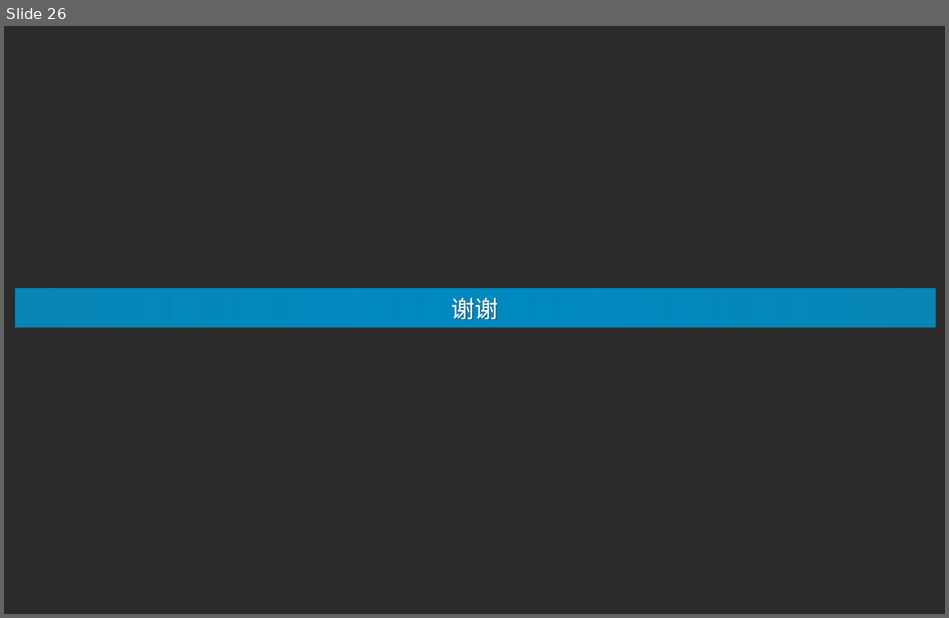
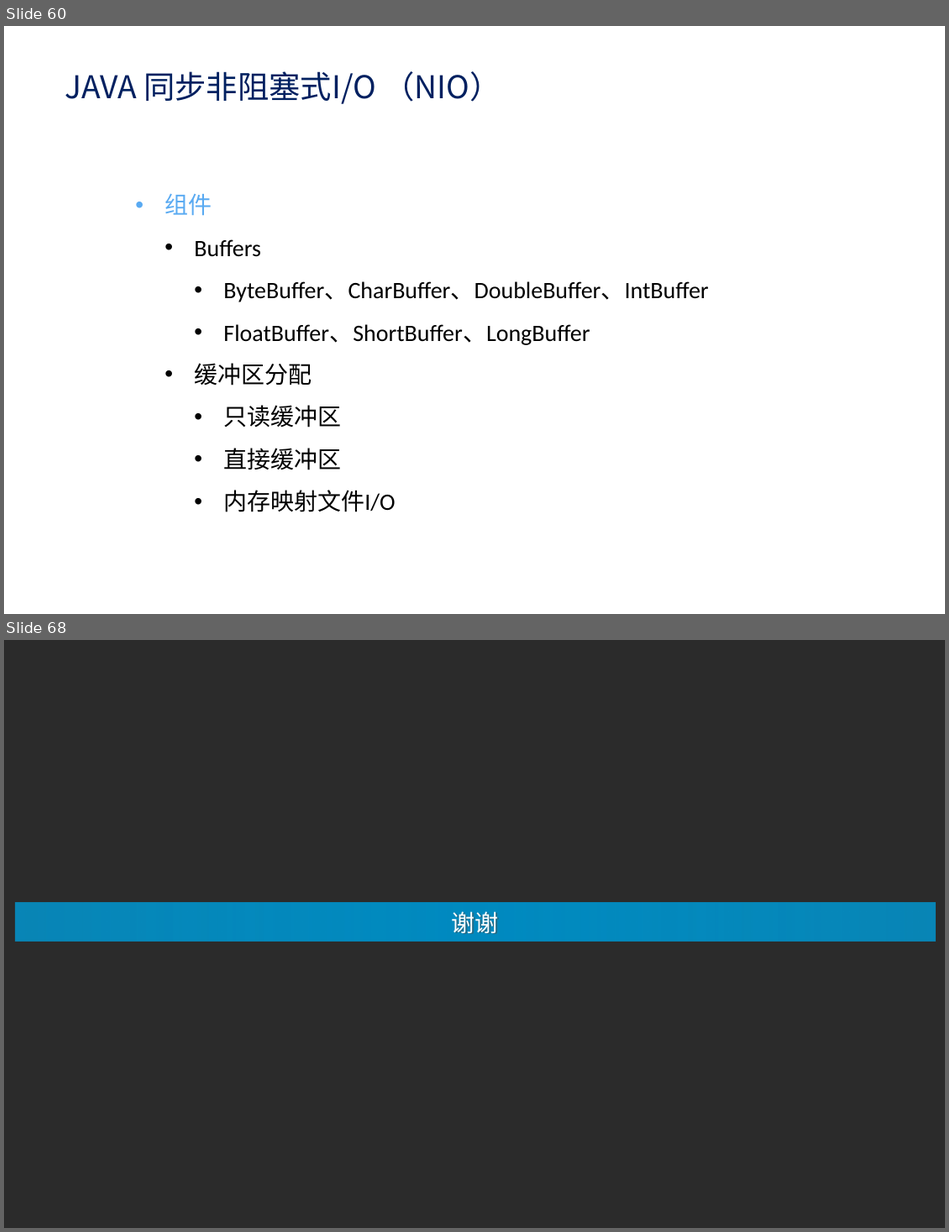
Before and after one commit to edwin1215/edwin, a slide deck: jvm原理.pptx. Shown one above the other, each under a label of ours: slide 26 before the commit, slides 60 and 68 after it; the slides between them are not shown. The pictures are 949x618 and 949x1232 pixels, drawn with LibreOffice and Linux fonts; fonts in the diff are those of the drawing; background and template pictures are left out; a plain dark background stands for a picture behind light text. Boxes give left, top, right and bottom in pixels: in the first picture for what was removed or moved away, otherwise in the second. Text is boxed around its words. In the diff, an @@ line names an element or a change of style, - is before the commit and + after.

```diff
--- a/jvm原理.pptx
+++ b/jvm原理.pptx
@@ slide 60 added at (4, 26, 945, 614), background picture (left out) @@
@@ text added at (64, 71, 501, 104), 24 pt, text #002060 @@
+JAVA 同步非阻塞式I/O （NIO）
@@ text added at (164, 193, 708, 512), 18 pt, text #000000 @@
+  • 组件
+  • Buffers
+  • ByteBuffer、CharBuffer、DoubleBuffer、IntBuffer
+  • FloatBuffer、ShortBuffer、LongBuffer
+  • 缓冲区分配
+  • 只读缓冲区
+  • 直接缓冲区
+  • 内存映射文件I/O
@@ what was slide 26 is now slide 68 @@
```
Also in this commit, not shown: 1 slide changed, 41 other slides added.
